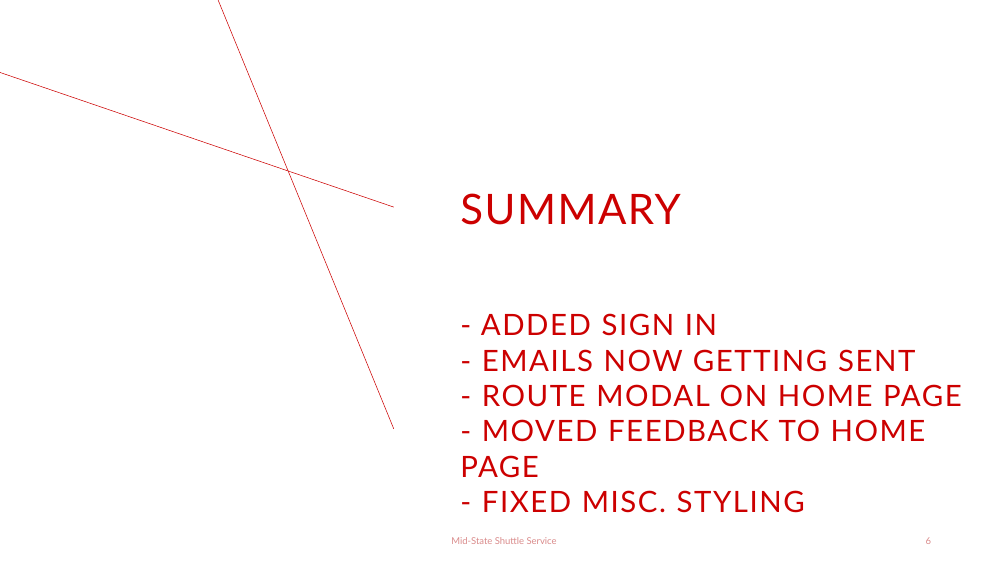
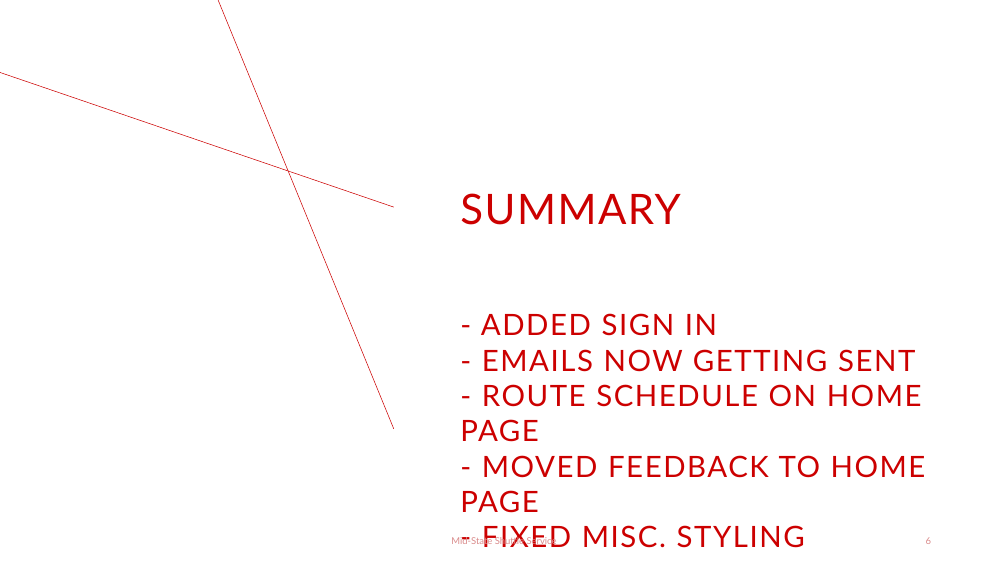
Before and after one commit to nicr222/Revan, a slide deck: slide 6 of RevanTeamProject/Documentation/SprintPowerPoint/Sprint6.pptx. Drawn at 1008x567 pixels with LibreOffice and Linux fonts; fonts in the diff are those of the drawing. Boxes give left, top, right and bottom in pixels: in the first picture for what was removed or moved away, otherwise in the second. Text is boxed around its words. In the diff, an @@ line names an element or a change of style, - is before the commit and + after.

```diff
--- a/RevanTeamProject/Documentation/SprintPowerPoint/Sprint6.pptx
+++ b/RevanTeamProject/Documentation/SprintPowerPoint/Sprint6.pptx
@@ text at [460,313,926,548]: text changed @@
-- ADDED SIGN IN
-- EMAILS NOW GETTING SENT
-- ROUTE MODAL ON HOME PAGE
-- MOVED FEEDBACK TO HOME PAGE
-- FIXED MISC. STYLING
+- ADDED SIGN IN
+- EMAILS NOW GETTING SENT
+- ROUTE SCHEDULE ON HOME PAGE
+- MOVED FEEDBACK TO HOME PAGE
+- FIXED MISC. STYLING
```
Also in this commit, not shown: 1 other slide changed, 11 other files.
